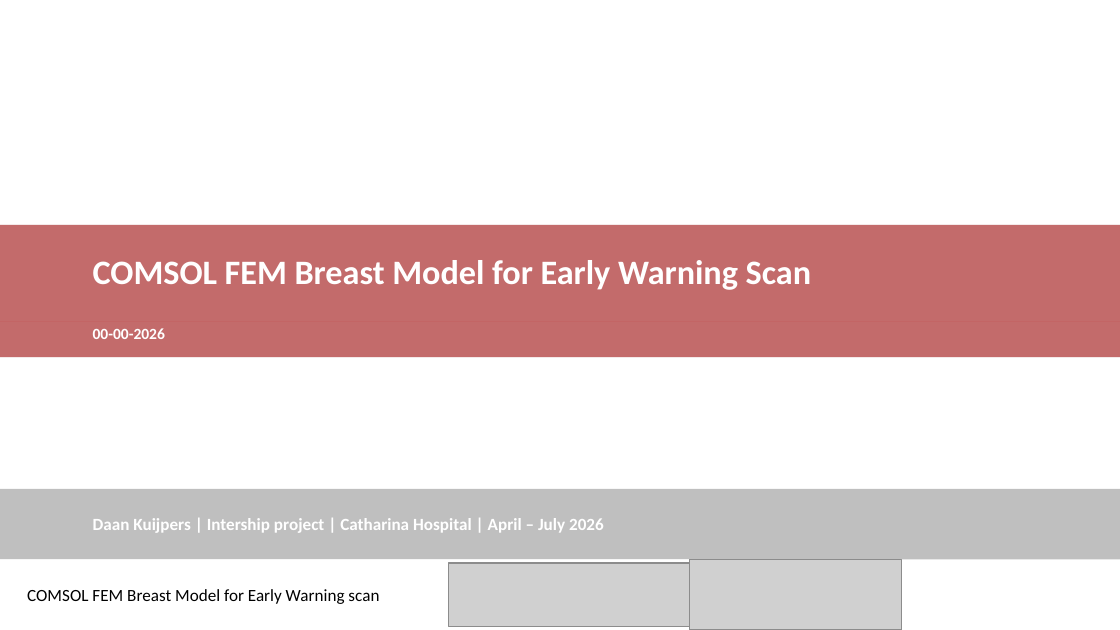
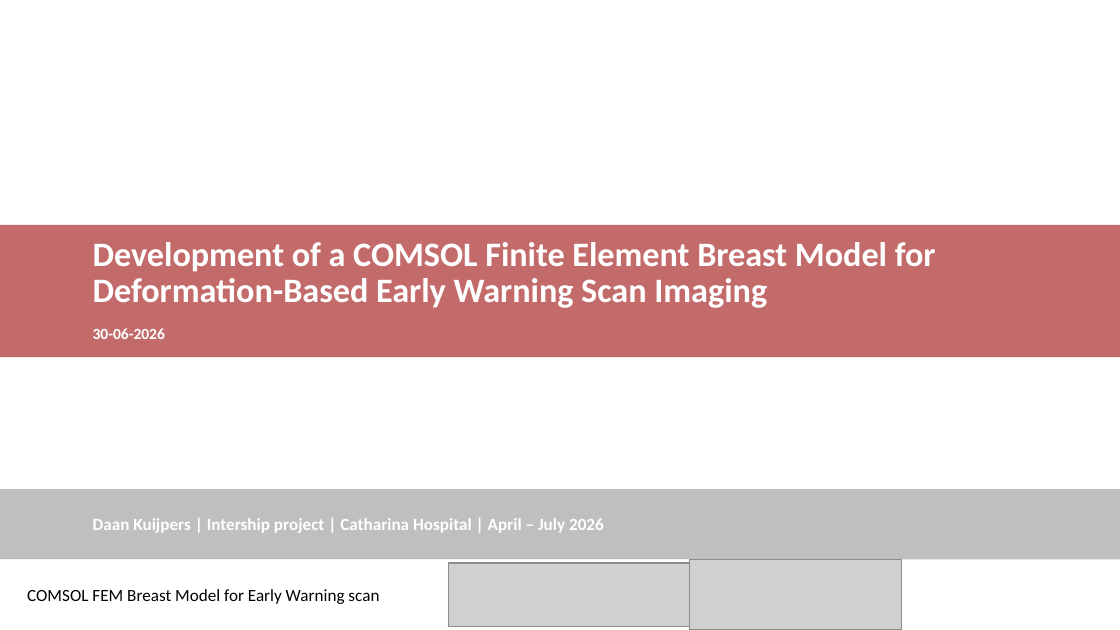
Before and after one commit to DaanKuijpers11/ews-comsol-breast-fem, a slide deck: slide 32 of docs/presentation/Early Warning Scan intership presentation - Daan Kuijpers.pptx (slide 21 before the commit). Drawn at 1120x630 pixels with LibreOffice and Linux fonts; fonts in the diff are those of the drawing; grey boxes stand for pictures; background and template pictures are left out. Boxes give left, top, right and bottom in pixels: in the first picture for what was removed or moved away, otherwise in the second. Text is boxed around its words. In the diff, an @@ line names an element or a change of style, - is before the commit and + after.

```diff
--- a/docs/presentation/Early Warning Scan intership presentation - Daan Kuijpers.pptx
+++ b/docs/presentation/Early Warning Scan intership presentation - Daan Kuijpers.pptx
@@ title at bbox=[93, 242, 936, 308]: text changed @@
-COMSOL FEM Breast Model for Early Warning Scan
+Development of a COMSOL Finite Element Breast Model for Deformation-Based Early Warning Scan Imaging
@@ subtitle at bbox=[93, 328, 165, 339]: text changed @@
-00-00-2026
+30-06-2026
```
Also in this commit, not shown: 15 other slides changed, 18 slides added, 5 slides removed, 9 other files.
